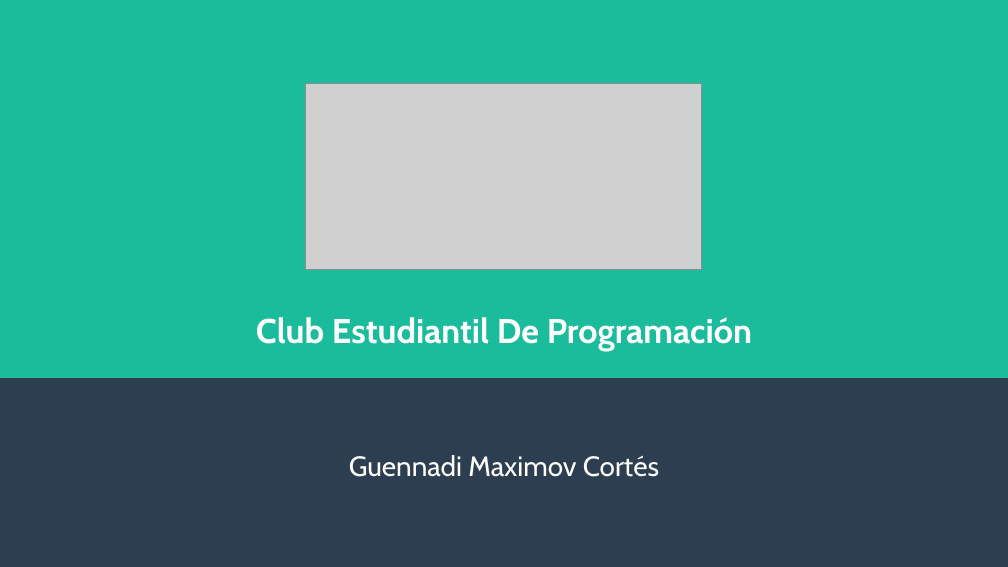
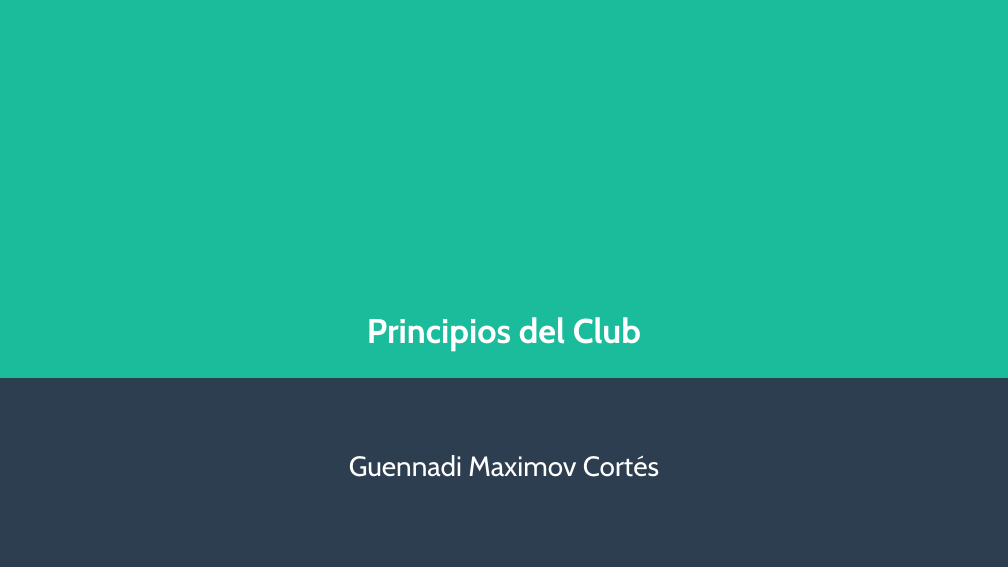
Before and after one commit to DrKJeff16/ClubProgra2023-1, a slide deck: slide 1 of 01_Introduccion/Sesion_1.odp. Drawn at 1008x567 pixels with LibreOffice and Linux fonts; fonts in the diff are those of the drawing; grey boxes stand for pictures. Boxes give left, top, right and bottom in pixels: in the first picture for what was removed or moved away, otherwise in the second. Text is boxed around its words. In the diff, an @@ line names an element or a change of style, - is before the commit and + after.

```diff
--- a/01_Introduccion/Sesion_1.odp
+++ b/01_Introduccion/Sesion_1.odp
@@ picture removed at bbox=[306, 83, 702, 270] @@
@@ title at bbox=[367, 317, 641, 351]: text changed @@
-Club Estudiantil De Programación
+Principios del Club
```
Also in this commit, not shown: 2 slides added, 4 slides removed, 2 other files.
